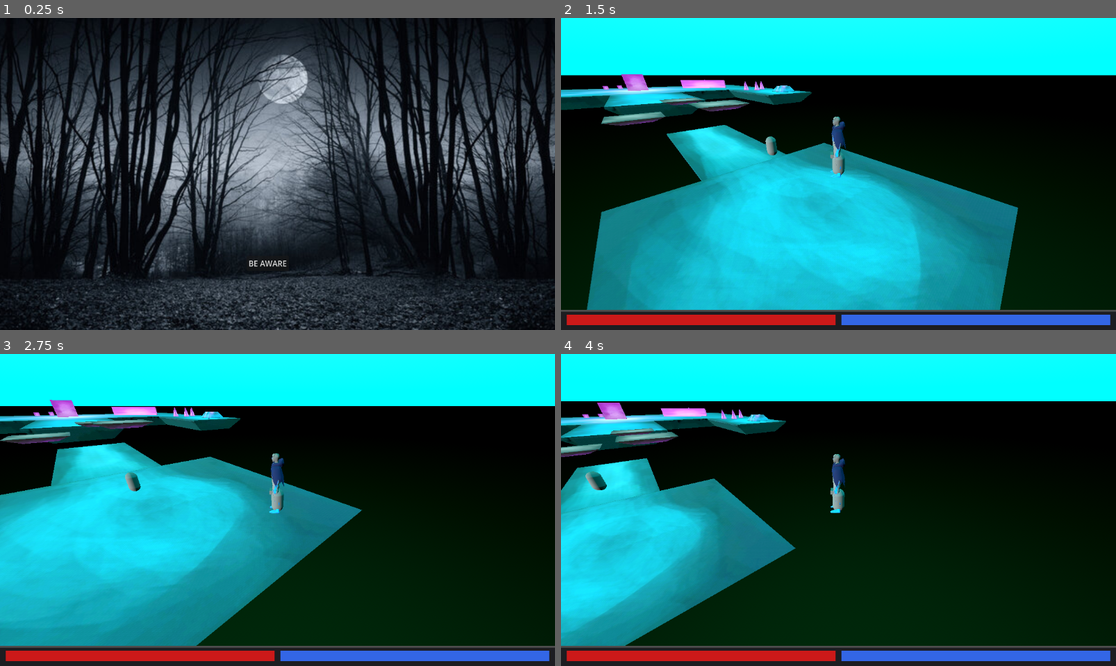
Above: before the commit, frames 1-4 (two rows, left to right).
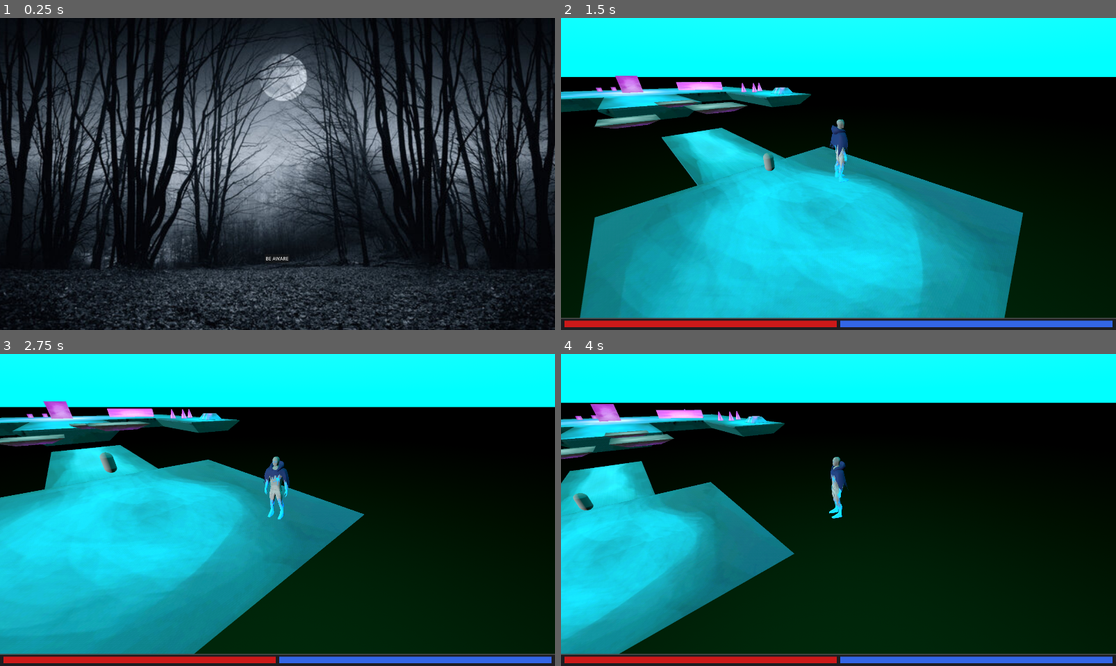
Above: after the commit, the same moments.

Repository: 1p22geo/AWARE_v0
Game: Godot game, scene res://scenes/UI/MainMenu/MainMenu.tscn
Same seed, same stepped clock (60 frames per second), same inputs: the game is played once before the commit and once after it.
Inputs (mouse positions are in pixels of both pictures, inside the frame that each line leads up to):
- Up to frame 1 (0.25 s): no input
- Up to frame 2 (1.5 s): click "BE AWARE" at 0.5 s; tap Enter at 1.25 s; move the mouse to (960, 158) at 1.27 s; hold D (move_right) from 1.28 s (still down); tap Space (jump) at 1.35 s; click (960, 158) at 1.42 s
- Up to frame 3 (2.75 s): tap Space (jump) at 1.52, 1.82 s; release D (move_right) at 2 s; drag from (166, 525) to (249, 572) at 2.02 s
- Up to frame 4 (4 s): move the mouse to (894, 441) at 2.77 s; hold D (move_right) 2.78-3.5 s; tap Alt at 2.85 s; click (894, 441) at 2.92 s; tap Space (jump) at 3.05 s; drag from (810, 572) to (672, 463) at 3.52 s

The runs differ from the first frame. In frame 1, 37% of the frame differs, in the area x 0-100%, y 0-100%; in frame 2, 11%; in frame 3, 10%; in frame 4, 10%.
Error after the commit: Parse Error: Class "IdleState" hides a global script class. (res://src/characters/Enemies/Enemy1States/idle.gd:2)

Commit message:
refactor: add components and controllers

Diff:
--- a/project.godot
+++ b/project.godot
@@ -18,6 +18,11 @@
 run/main_scene="uid://bag0oxvak101b"
 config/features=PackedStringArray("4.5", "Mobile")
 config/icon="res://assets/svg/icon.svg"
+
+[display]
+
+window/size/viewport_width=1920
+window/size/viewport_height=1080
 
 [editor_plugins]
 
--- a/scenes/Player/Player.tscn
+++ b/scenes/Player/Player.tscn
@@ -26,6 +26,7 @@
 camera = NodePath("../../CameraRig/Camera3D")
 
 [node name="MeshInstance3D" type="MeshInstance3D" parent="Player"]
+visible = false
 mesh = SubResource("CapsuleMesh_socpp")
 
 [node name="MeshInstance3D2" type="MeshInstance3D" parent="Player/MeshInstance3D"]
--- a/scenes/UI/MainMenu/MainMenu.tscn
+++ b/scenes/UI/MainMenu/MainMenu.tscn
@@ -11,8 +11,8 @@
 anchor_bottom = 1.0
 offset_left = -2.0
 offset_top = -3.0
-offset_right = 1161.0
-offset_bottom = 678.0
+offset_right = 1936.0
+offset_bottom = 1088.0
 grow_horizontal = 2
 grow_vertical = 2
 accessibility_name = "background"
@@ -20,10 +20,10 @@
 stretch_mode = 6
 
 [node name="Button" type="Button" parent="."]
-offset_left = 512.0
-offset_top = 494.0
-offset_right = 600.0
-offset_bottom = 525.0
+offset_left = 915.0
+offset_top = 817.0
+offset_right = 1003.0
+offset_bottom = 848.0
 accessibility_name = "start button"
 text = "BE AWARE"
 script = ExtResource("2_7pemc")
--- a/src/UI/component_item.gd
+++ b/src/UI/component_item.gd
@@ -1,7 +1,7 @@
 extends Button
 class_name ComponentItem
 
-@export var component_data: Component
+@export var component_data: ComponentData
 
 func _get_drag_data(_at_position: Vector2) -> Variant:
 	if component_data == null:
--- a/src/UI/component_slot.gd
+++ b/src/UI/component_slot.gd
@@ -1,9 +1,9 @@
 extends PanelContainer
-class_name ComponentSlot
+class_name ComponentDataSlot
 
-signal component_changed(component: Component)
+signal component_changed(component: ComponentData)
 
-var component: Component = null
+var component: ComponentData = null
 
 @onready var label: Label = $Label
 
@@ -11,12 +11,12 @@
 	_update_display()
 
 func _can_drop_data(_at_position: Vector2, data: Variant) -> bool:
-	return data is Component
+	return data is ComponentData
 
 func _drop_data(_at_position: Vector2, data: Variant) -> void:
-	set_component(data as Component)
+	set_component(data as ComponentData)
 
-func set_component(comp: Component) -> void:
+func set_component(comp: ComponentData) -> void:
 	component = comp
 	_update_display()
 	component_changed.emit(component)
@@ -41,6 +41,6 @@
 	preview.text = component.name
 	preview.modulate = Color(1, 1, 1, 0.7)
 	set_drag_preview(preview)
-	var comp: Component = component
+	var comp: ComponentData = component
 	clear()
 	return comp
--- /dev/null
+++ b/src/characters/Enemies/Enemy1States/IdleState.gd
@@ -0,0 +1,21 @@
+extends Node
+class_name IdleState
+
+signal Change(state, new_state_name)
+
+var idle_time : float
+
+func _ready():
+	# For some reason, without this line, the Change signal is not recognized
+	# and the state machine gets stuck.
+	add_user_signal("Change", [{"name": "state", "type": TYPE_OBJECT}, {"name": "new_state_name", "type": TYPE_STRING}])
+
+
+func Enter():
+	idle_time = randf_range(1, 2)
+
+func Update(_delta: float):
+	if idle_time > 0:
+		idle_time -= _delta
+	else:
+		Change.emit(self, "wanderState")
--- a/src/characters/Enemies/Enemy1States/follow.gd
+++ b/src/characters/Enemies/Enemy1States/follow.gd
@@ -1,7 +1,7 @@
 extends State
 class_name followState
 
-@onready var movement_component: MovementComponent = $"../../../MovementComponent" as MovementComponent
+@onready var movement_component: MovementComponent = get_parent().get_parent().get_node("MovementComponent") as MovementComponent
 
 @export var speed: float = 8
 
@@ -10,12 +10,15 @@
 var player : CharacterBody3D
 
 func Enter():
-	player = get_tree().get_first_node_in_group("Player").get_child(0)
-	enemy = get_tree().get_first_node_in_group("Enemy")
+	enemy = get_parent().get_parent() as CharacterBody3D
+	player = get_tree().get_first_node_in_group("Player")
+	if not movement_component:
+		return
+	movement_component.speed = speed
 
 
-func Physics_Update(_delta: float):
-	if not player or not is_instance_valid(player):
+func Update(_delta: float):
+	if not player or not is_instance_valid(player) or not movement_component:
 		Change.emit(self, "wanderState")
 		return
 
@@ -26,5 +29,8 @@
 
 	var direction = (player.global_position - enemy.global_position).normalized()
 	movement_component.move_direction = direction
-	movement_component.speed = speed
+
+func Physics_Update(_delta: float):
+	if not movement_component or not enemy:
+		return
 	movement_component.move(enemy, _delta)
--- a/src/characters/Enemies/Enemy1States/wander.gd
+++ b/src/characters/Enemies/Enemy1States/wander.gd
@@ -1,7 +1,7 @@
 extends State
 class_name wanderState
 
-@onready var movement_component: MovementComponent = $"../../../MovementComponent" as MovementComponent
+@onready var movement_component: MovementComponent = get_parent().get_parent().get_node("MovementComponent") as MovementComponent
 
 @export var speed : float = 1
 var enemy : CharacterBody3D
@@ -13,15 +13,20 @@
 func wander():
 	wander_time = randf_range(1,3)
 	move_direction = Vector3(randf_range(-1,1),0,randf_range(-1,1)).normalized()
-	movement_component.move_direction = move_direction
+	if movement_component:
+		movement_component.move_direction = move_direction
 
 func Enter():
+	enemy = get_parent().get_parent() as CharacterBody3D
+	if not movement_component:
+		return
 	wander()
 	movement_component.speed = speed
-	enemy = get_tree().get_first_node_in_group("Enemy")
 
 
 func Update(_delta: float):
+	if not movement_component:
+		return
 	# Sprawdź czy gracz jest w zasięgu widzenia
 	var player = get_tree().get_first_node_in_group("Player").get_child(0)
 	if player and enemy.global_position.distance_to(player.global_position) < 15.0:
@@ -34,4 +39,6 @@
 		Change.emit(self,"IdleState")
 
 func Physics_Update(_delta: float):
-	movement_component.move(enemy,_delta)
+	if not movement_component or not enemy:
+		return
+	movement_component.move(enemy, _delta)
--- /dev/null
+++ b/src/characters/Enemies/EnemyAIController.gd
@@ -0,0 +1,13 @@
+extends Node
+class_name EnemyAIController
+
+@export var body: CharacterBody3D
+@onready var movement: MovementComponent = $"../MovementComponent" as MovementComponent
+
+var player: CharacterBody3D
+
+func _ready():
+	# A simple way to find the player. You might want a more robust solution.
+	var player_nodes = get_tree().get_nodes_in_group("player")
+	if player_nodes.size() > 0:
+		player = player_nodes[0]
--- a/src/core/MovementComponent.gd
+++ b/src/core/MovementComponent.gd
@@ -10,32 +10,39 @@
 var move_direction := Vector3.ZERO
 var look_target := Vector3.ZERO
 var velocity := Vector3.ZERO
+var is_jumping := false
+
+
+func jump() -> void:
+	# Public method to signal a jump intention.
+	is_jumping = true
 
 
 func move(body: CharacterBody3D, delta: float):
-	# rotation towards mouse
-	var target_rot = atan2(
-		body.global_position.x - look_target.x,
-		body.global_position.z - look_target.z
-	)
+	# Only rotate if a look_target has been set.
+	if look_target != Vector3.ZERO:
+		var target_rot = atan2(
+			body.global_position.x - look_target.x,
+			body.global_position.z - look_target.z
+		)
 
-	body.rotation.y = lerp_angle(
-		body.rotation.y,
-		target_rot,
-		rotation_speed * delta
-	)
+		body.rotation.y = lerp_angle(
+			body.rotation.y,
+			target_rot,
+			rotation_speed * delta
+		)
 
-	# gravity
+	# Gravity
 	if not body.is_on_floor():
 		body.velocity.y -= gravity * delta
 	else:
 		body.velocity.y = 0
 
-	#  jumping
-	if body.is_on_floor() and Input.is_action_just_pressed("jump"):
+	# Jumping - now driven by the is_jumping flag.
+	if body.is_on_floor() and is_jumping:
 		body.velocity.y = jump_height
 
-	# player movement
+	# Movement
 	if move_direction.length() > 0:
 		move_direction = move_direction.normalized()
 		velocity = velocity.lerp(move_direction * speed, acceleration * delta)
@@ -46,3 +53,5 @@
 	body.velocity.x = velocity.x
 	body.velocity.z = velocity.z
 	body.move_and_slide()
+
+	is_jumping = false
--- a/src/core/PlayerController.gd
+++ b/src/core/PlayerController.gd
@@ -6,24 +6,40 @@
 
 @onready var movement: MovementComponent = $"../MovementComponent"
 
-func _physics_process(delta):
-	if body == null or camera == null:
+func _unhandled_input(event: InputEvent) -> void:
+	if not camera or not body:
 		return
 
-	var input := Vector2(
-		Input.get_action_strength("move_right") - Input.get_action_strength("move_left"),
-		Input.get_action_strength("move_forward") - Input.get_action_strength("move_backward")
-	)
+	if event is InputEventMouseMotion:
+		var ray_length = 1000
+		var mouse_pos = event.position
+		var from = camera.project_ray_origin(mouse_pos)
+		var to = from + camera.project_ray_normal(mouse_pos) * ray_length
+
+		var space_state = body.get_world_3d().direct_space_state
+		var query = PhysicsRayQueryParameters3D.create(from, to)
+		var result = space_state.intersect_ray(query)
+
+		if result:
+			movement.look_target = result.position
+
+func _physics_process(delta):
+	if body == null or camera == null or movement == null:
+		return
+
+	# Handle jump input
+	if Input.is_action_just_pressed("jump"):
+		movement.jump()
+
+	# Handle movement input
+	var input_dir = Input.get_vector("move_left", "move_right", "move_forward", "move_backward")
 
 	var direction := Vector3.ZERO
-
-	if input.length() > 0:
-		var basis = camera.global_transform.basis
-		var right = basis.x
-		var forward = -basis.z
-
-		direction = (right * input.x + forward * input.y)
-		direction.y = 0
+	if input_dir.length() > 0:
+		var basis := camera.global_transform.basis
+		direction += input_dir.x * basis.x
+		direction += input_dir.y * basis.z
+		direction = direction.normalized()
 
 	movement.move_direction = direction
 	movement.move(body, delta)
--- a/src/core/components/component.gd
+++ b/src/core/components/component.gd
@@ -1,5 +1,5 @@
 extends Resource
-class_name Component
+class_name ComponentData
 
 @export var name: String = "Component"
 @export var icon: Texture2D
Not shown, added: src/characters/Enemies/Enemy1States/IdleState.gd.uid
Not shown, added: src/characters/Enemies/EnemyAIController.gd.uid
